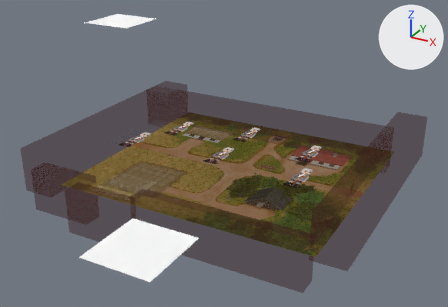
What one commit did to the Blender file blender-maps/assembly-hall.blend.
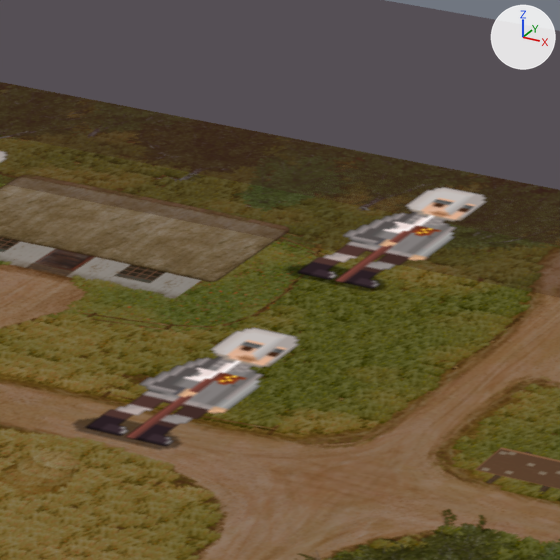
The first picture shows the older version from a 50 mm camera at (381.0, -723.0, 384.0) aimed at (11.0, -49.0, 48.0). The close-ups show the older and then the newer version on the part from 43% to 60% of the width and 33% to 59% of the height of that picture. Only the edits that show in the close-ups are written down. Every picture has the same lights, and +X, +Y and +Z are marked at upper right.

The first close-up shows 'Background', 'Cow', 'Nebula' and 1 more.
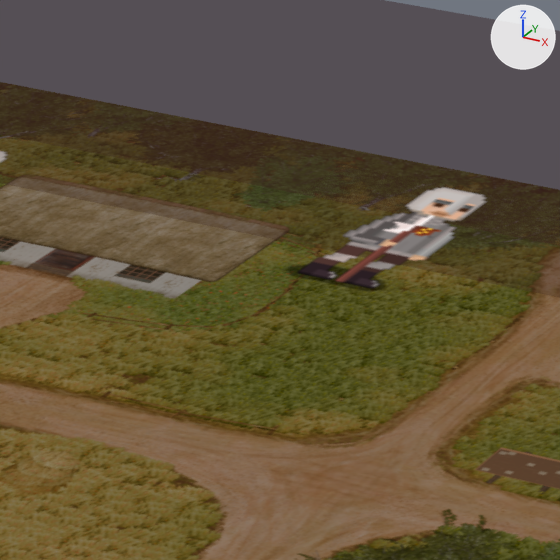
What changed in the scene script:
```text
Remove ob_nebula:
    ob_nebula = bpy.data.objects.new('Nebula', me_plane_007)
    ob_nebula.location = (-9.5, -19.1, 28.7)
    ob_nebula.scale = (2.0, 2.0, 2.0)
```

Boxes (x1, y1, x2, y2) around the edits, measured in the close-ups (560 x 560 px):
'Nebula', deleted
    before: (84, 328, 297, 447)
